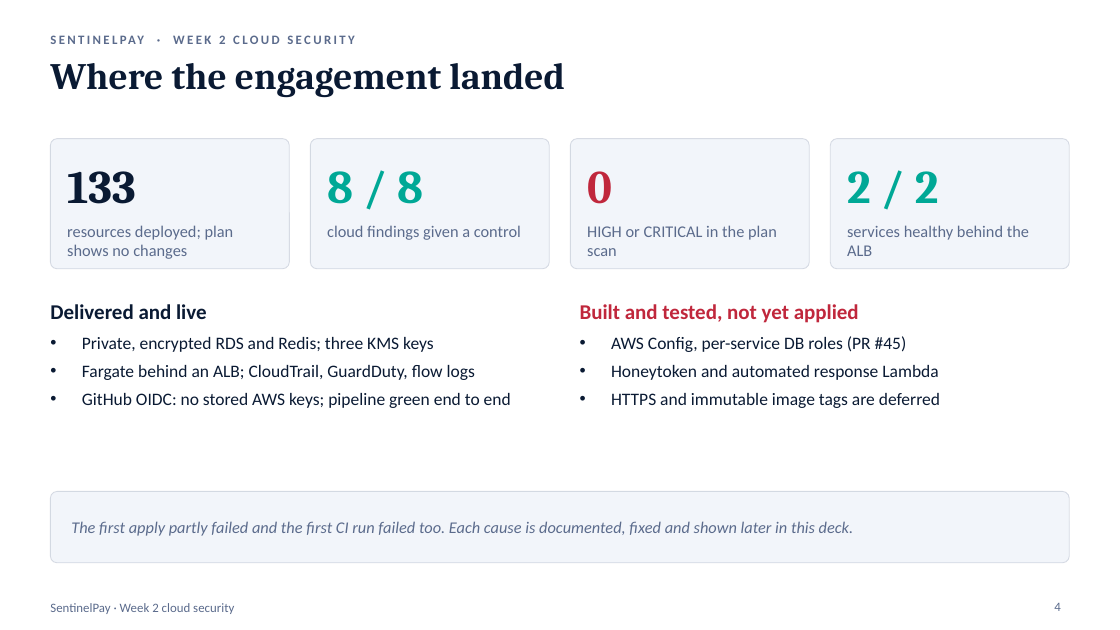
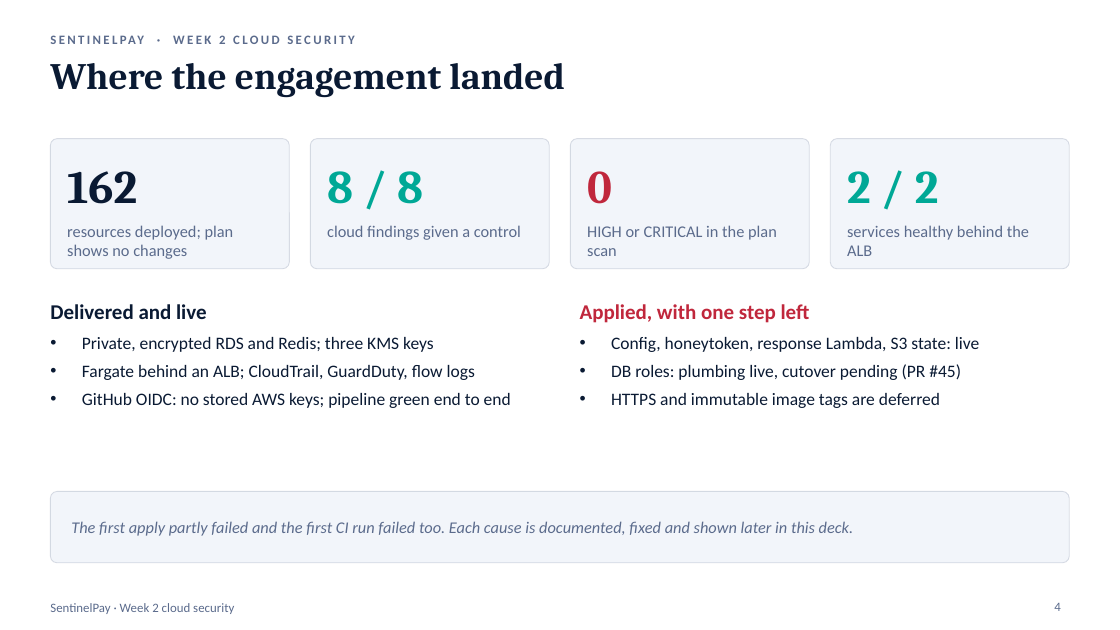
Before and after one commit to Dcoder21/Amdari-Project--02, a slide deck: slide 4 of docs/week2/assets/SentinelPay_Week2_Cloud.pptx. Drawn at 1120x630 pixels with LibreOffice and Linux fonts; fonts in the diff are those of the drawing. Boxes give left, top, right and bottom in pixels: in the first picture for what was removed or moved away, otherwise in the second. Text is boxed around its words. In the diff, an @@ line names an element or a change of style, - is before the commit and + after.

```diff
--- a/docs/week2/assets/SentinelPay_Week2_Cloud.pptx
+++ b/docs/week2/assets/SentinelPay_Week2_Cloud.pptx
@@ text at (67, 171, 137, 204): text changed @@
-133
+162
@@ text at (580, 304, 810, 323): text changed @@
-Built and tested, not yet applied
+Applied, with one step left
@@ text at (611, 337, 979, 380): text changed @@
-• AWS Config, per-service DB roles (PR #45)
-• Honeytoken and automated response Lambda
+• Config, honeytoken, response Lambda, S3 state: live
+• DB roles: plumbing live, cutover pending (PR #45)
```
Also in this commit, not shown: 4 other slides changed, 1 other file.
